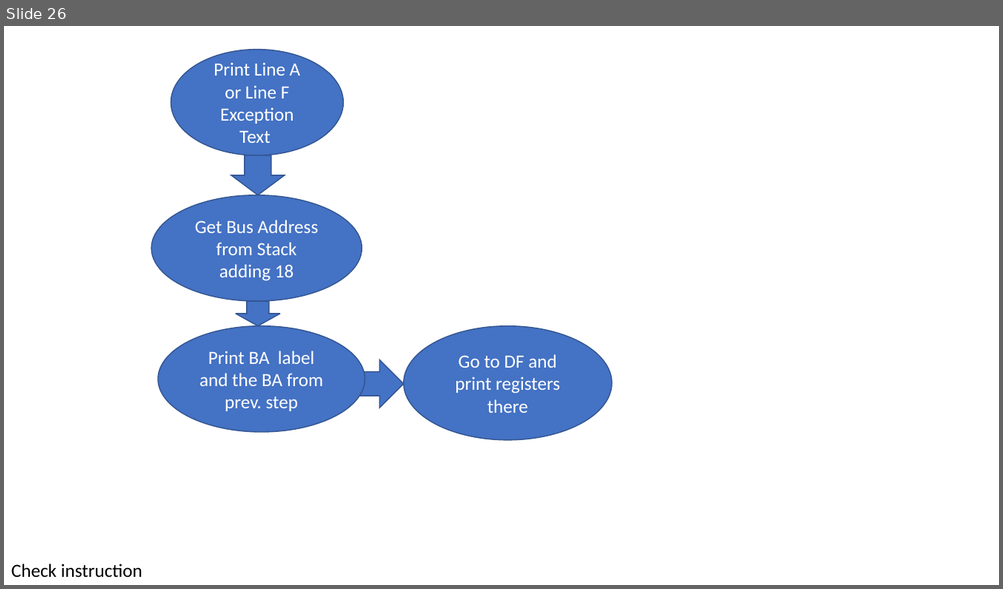
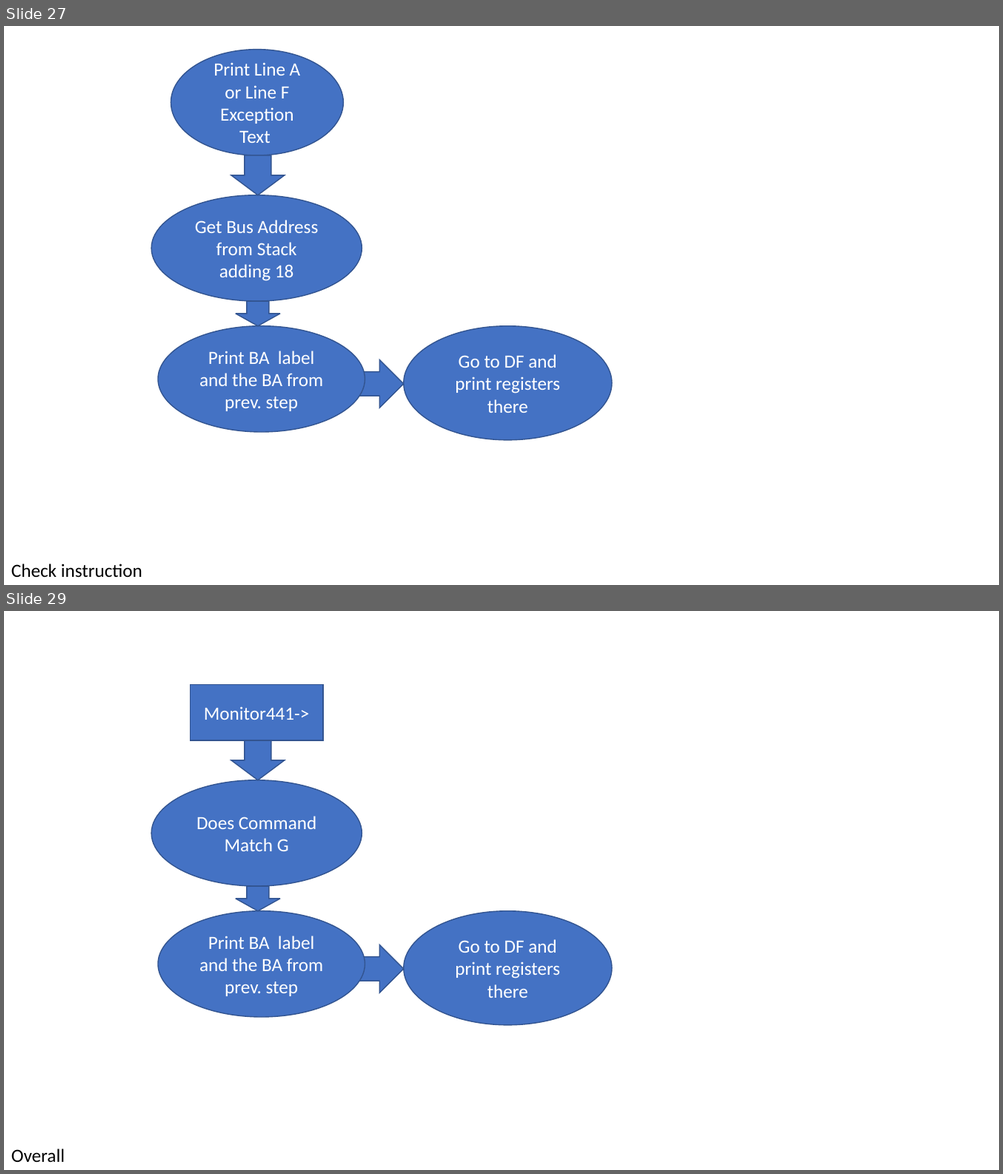
Before and after one commit to metemorris/ECE441DESIGNPROJECT, a slide deck: Flowcharts.pptx. Shown one above the other, each under a label of ours: slide 26 before the commit, slides 27 and 29 after it; the slides between them are not shown. The pictures are 1003x589 and 1003x1174 pixels, drawn with LibreOffice and Linux fonts; fonts in the diff are those of the drawing. Boxes give left, top, right and bottom in pixels: in the first picture for what was removed or moved away, otherwise in the second. Text is boxed around its words. In the diff, an @@ line names an element or a change of style, - is before the commit and + after.

```diff
--- a/Flowcharts.pptx
+++ b/Flowcharts.pptx
@@ slide 29 added at [4,611,999,1170], background #FFFFFF @@
@@ rectangle added at [190,685,323,741], fill #4472C4, outline #325491 1 pt, 18 pt, text #FFFFFF @@
+Monitor441->
@@ down arrow added at [231,741,284,780], fill #4472C4, outline #325491 1 pt @@
@@ ellipse added at [152,780,362,886], fill #4472C4, outline #325491 1 pt, 18 pt, text #FFFFFF @@
+Does Command Match G
@@ down arrow added at [236,886,280,911], fill #4472C4, outline #325491 1 pt @@
@@ ellipse added at [158,911,364,1017], fill #4472C4, outline #325491 1 pt, 18 pt, text #FFFFFF @@
+Print BA label and the BA from prev. step
@@ ellipse added at [403,911,612,1025], fill #4472C4, outline #325491 1 pt, 18 pt, text #FFFFFF @@
+Go to DF and print registers there
@@ right arrow added at [311,945,403,994], fill #4472C4, outline #325491 1 pt @@
@@ text added at [11,1149,65,1162], 18 pt, text #000000 @@
+Overall
@@ what was slide 26 is now slide 27 @@
```
Also in this commit, not shown: 1 slide changed, 2 other slides added, 3 other files.
